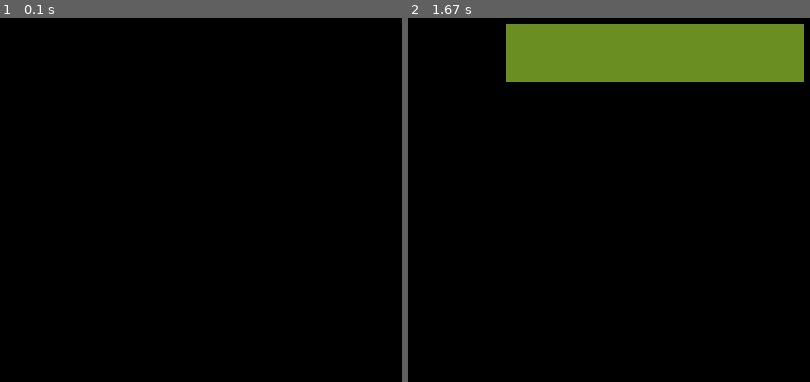
Above: before the commit, frames 1-2 (left to right).
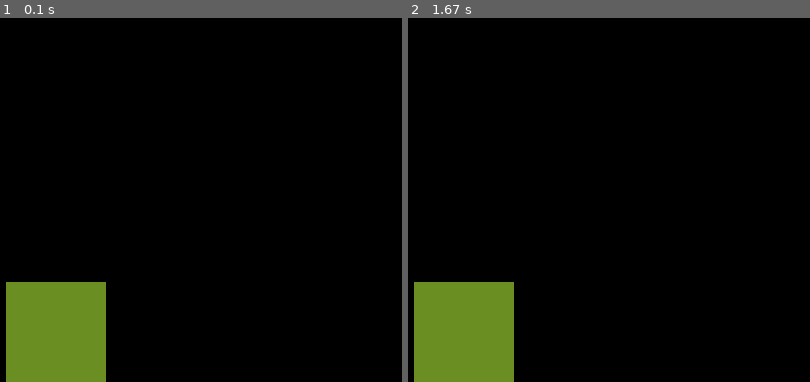
Above: after the commit, the same moments.

Repository: code-n-cry/pygame-tutoring-project
Game: pygame game, started from main2.py
Same seed, same stepped clock (60 frames per second), same inputs: the game is played once before the commit and once after it.
Inputs (mouse positions are in pixels of both pictures, inside the frame that each line leads up to):
- Up to frame 1 (0.1 s): no input
- Up to frame 2 (1.67 s): click (805, 83) at 0.38 s; click (504, 25) at 0.72 s

The runs differ from the first frame. In frame 1, 6.8% of the frame differs, in the area x 1-27%, y 72-100%; in frame 2, 19%, in the area x 1-99%, y 1-100%.

Commit message:
добавили движение

Diff:
--- a/main2.py
+++ b/main2.py
@@ -3,32 +3,29 @@
 pygame.init()
 
 WIDTH, HEIGHT = 800, 600
+clock = pygame.time.Clock()
+
 screen = pygame.display.set_mode((WIDTH, HEIGHT))
 pygame.display.set_caption('Наша первая игра')
 
 start_position = None
 end_position = None
-#drawing = False  # Идет ли процесс выбора прямоугольника
-count = 0
-
+drawing = False
 running = True
+speed_x = 5
+rect = pygame.Rect(10, 500, 100, 100)
 while running:
     for event in pygame.event.get():
         if event.type == pygame.QUIT:
             running = False
-
-        if event.type == pygame.MOUSEBUTTONDOWN:
-            count += 1
-            if count % 2 == 1:
-                start_position = event.pos
-            else:
-                end_position = event.pos
-                left = min(start_position[0], end_position[0])
-                top = min(start_position[1], end_position[1])
-                width = abs(end_position[0] - start_position[0])
-                height = abs(end_position[1] - start_position[1])
-                rectangle = pygame.Rect(left, top, width, height)
-                pygame.draw.rect(screen, (107, 142, 35), rectangle)
-                pygame.display.update()
-
+        if event.type == pygame.KEYDOWN:
+            if event.key == pygame.K_d:
+                rect.x += speed_x
+        pressed_keys = pygame.key.get_pressed()
+        if pressed_keys[pygame.K_d]:
+            rect.x += speed_x
+        screen.fill((0, 0, 0))
+        pygame.draw.rect(screen, (107, 142, 35), rect)
+        clock.tick(60)
+        pygame.display.flip()
 pygame.quit()
